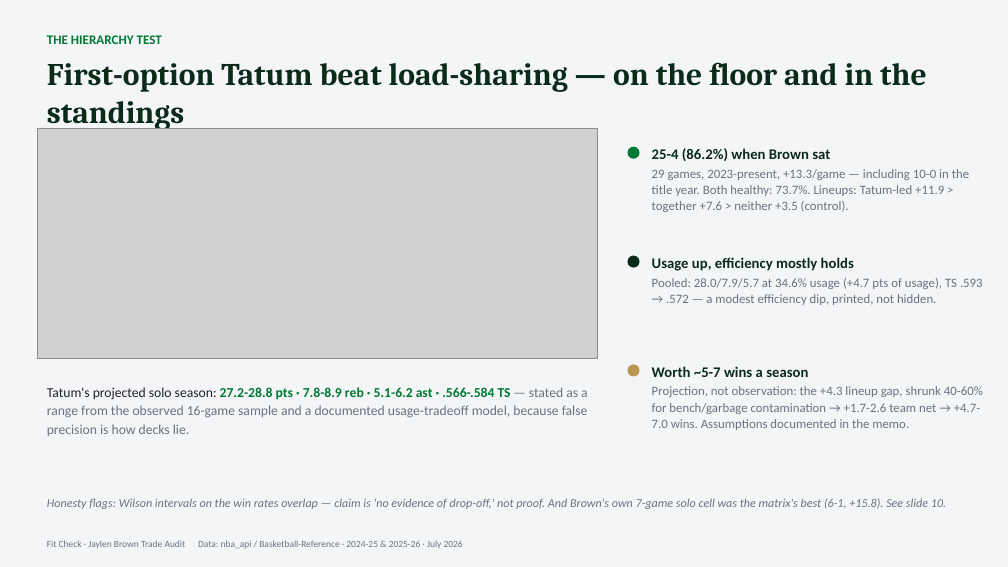
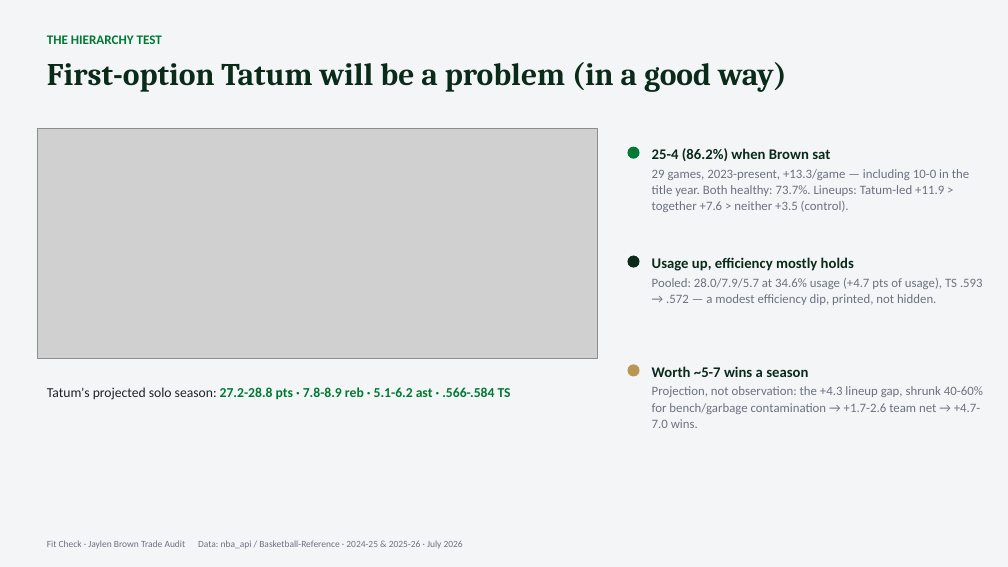
Before and after one commit to justinloo12/jaylen-brown-fit-check, a slide deck: slide 7 of outputs/Breaking_Down_The_Jaylen_Brown_Trade.pptx. Drawn at 1008x567 pixels with LibreOffice and Linux fonts; fonts in the diff are those of the drawing; grey boxes stand for pictures. Boxes give left, top, right and bottom in pixels: in the first picture for what was removed or moved away, otherwise in the second. Text is boxed around its words. In the diff, an @@ line names an element or a change of style, - is before the commit and + after.

```diff
--- a/outputs/Breaking_Down_The_Jaylen_Brown_Trade.pptx
+++ b/outputs/Breaking_Down_The_Jaylen_Brown_Trade.pptx
@@ text at [47, 62, 787, 92]: text changed @@
-First-option Tatum beat load-sharing — on the floor and in the standings
+First-option Tatum will be a problem (in a good way)
@@ text at [47, 387, 511, 400]: text changed; text colour #6B7280 to #007A33; bold on @@
-Tatum's projected solo season: 27.2-28.8 pts · 7.8-8.9 reb · 5.1-6.2 ast · .566-.584 TS — stated as a range from the observed 16-game sample and a documented usage-tradeoff model, because false precision is how decks lie.
+Tatum's projected solo season: 27.2-28.8 pts · 7.8-8.9 reb · 5.1-6.2 ast · .566-.584 TS
@@ text at [652, 386, 983, 428]: text changed @@
-Projection, not observation: the +4.3 lineup gap, shrunk 40-60% for bench/garbage contamination → +1.7-2.6 team net → +4.7-7.0 wins. Assumptions documented in the memo.
+Projection, not observation: the +4.3 lineup gap, shrunk 40-60% for bench/garbage contamination → +1.7-2.6 team net → +4.7-7.0 wins.
@@ text removed at [47, 498, 946, 509] @@
-Honesty flags: Wilson intervals on the win rates overlap — claim is 'no evidence of drop-off,' not proof. And Brown's own 7-game solo cell was the matrix's best (6-1, +15.8). See slide 10.
```
Also in this commit, not shown: 9 other slides changed, 4 other files.
